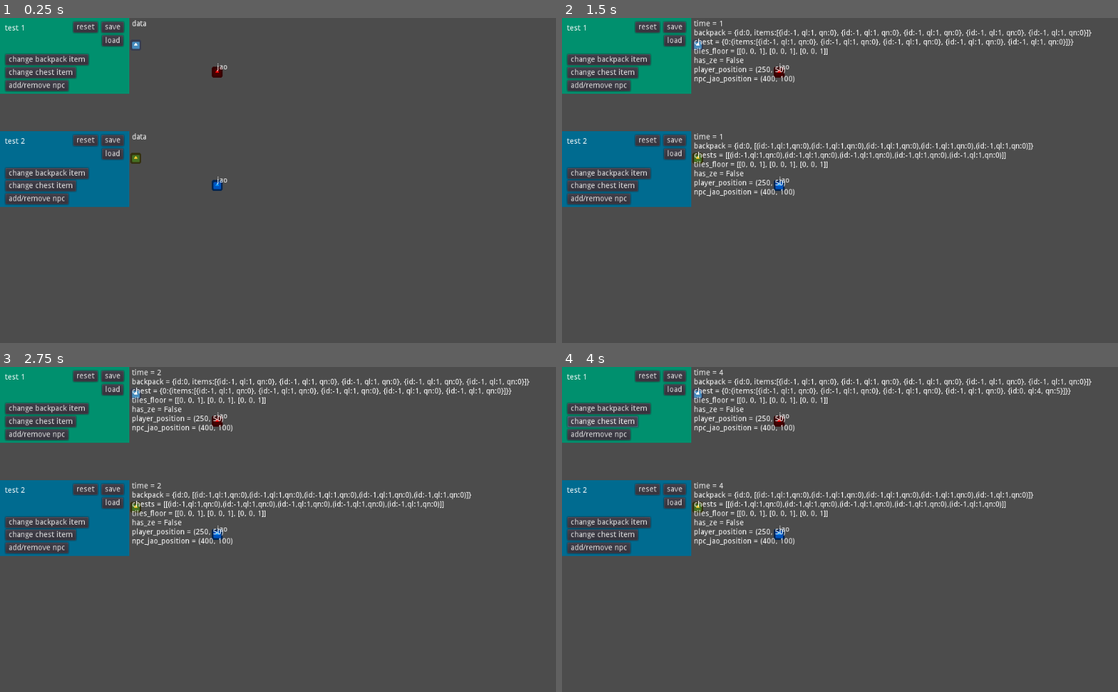
Above: before the commit, frames 1-4 (two rows, left to right).
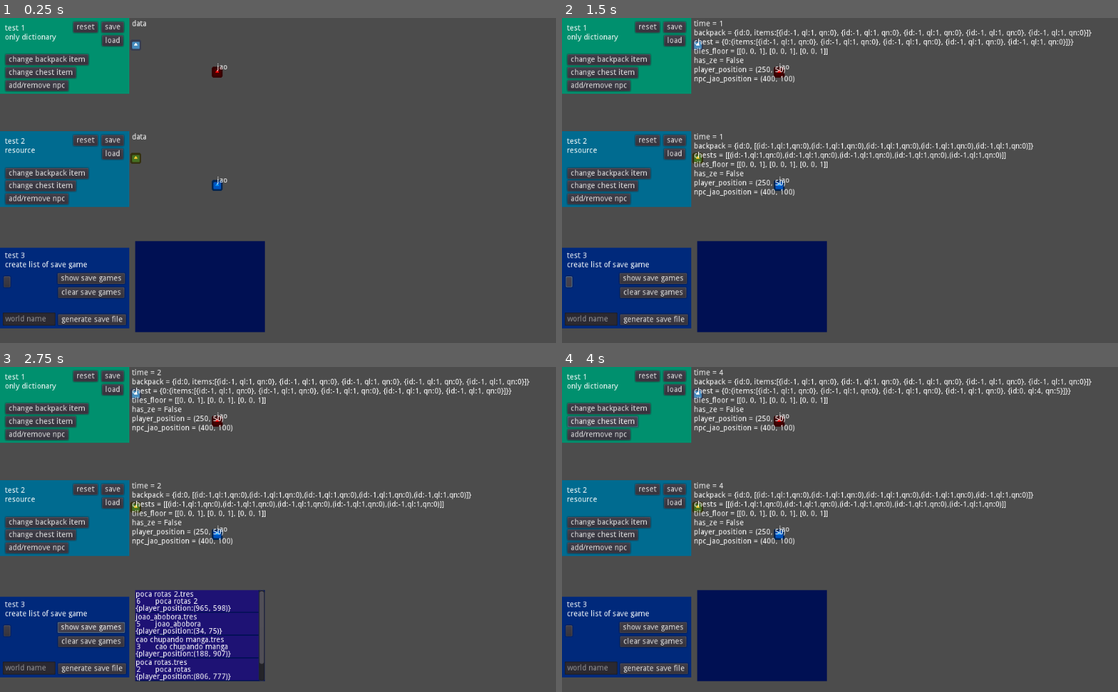
Above: after the commit, the same moments.

Repository: jttuboi/godot_projects_for_studies
Game: Godot game, scene res://World.tscn
Two runs of this game, one before a commit and one after it. Both use one fixed random seed, a clock stepped at 60 frames per second and the inputs below. The engine's default icon, where the game draws it, is replaced by a stand-in: a white triangle on a blue panel in a dark square.
Inputs (mouse positions are in pixels of both pictures, inside the frame that each line leads up to):
- Up to frame 1 (0.25 s): no input
- Up to frame 2 (1.5 s): click (656, 320) at 0.5 s, where only the run after the commit has a clickable "generate save file"; click (567, 281) at 1.27 s
- Up to frame 3 (2.75 s): click (88, 627) at 2 s, where only the run after the commit has a clickable "show save games"
- Up to frame 4 (4 s): click (650, 640) at 2.75 s, where only the run after the commit has a clickable "clear save games"; click "change chest item" at 3.5 s

The runs differ from the first frame. In frame 1, 12% of the frame differs, in the area x 0-48%, y 4-97%; in frame 2, 12%; in frame 3, 11%; in frame 4, 12%.

Commit message:
add example of load list

Diff:
--- a/resources_sample/World.tscn
+++ b/resources_sample/World.tscn
@@ -15,6 +15,7 @@
 [ext_resource path="res://world2/World2.gd" type="Script" id=13]
 [ext_resource path="res://world1/InventorySystem.gd" type="Script" id=14]
 [ext_resource path="res://world2/Jao.tscn" type="PackedScene" id=15]
+[ext_resource path="res://world3/World3.gd" type="Script" id=16]
 
 [sub_resource type="StyleBoxFlat" id=1]
 bg_color = Color( 0, 0.568627, 0.435294, 1 )
@@ -23,6 +24,9 @@
 
 [sub_resource type="StyleBoxFlat" id=3]
 bg_color = Color( 0, 0.423529, 0.568627, 1 )
+
+[sub_resource type="StyleBoxFlat" id=4]
+bg_color = Color( 0, 0.164706, 0.486275, 1 )
 
 [node name="World" type="Node2D"]
 
@@ -40,7 +44,8 @@
 margin_top = 12.0
 margin_right = 46.0
 margin_bottom = 26.0
-text = "test 1"
+text = "test 1
+only dictionary"
 __meta__ = {
 "_edit_use_anchors_": false
 }
@@ -165,7 +170,8 @@
 margin_top = 12.0
 margin_right = 46.0
 margin_bottom = 26.0
-text = "test 2"
+text = "test 2
+resource"
 __meta__ = {
 "_edit_use_anchors_": false
 }
@@ -271,6 +277,98 @@
 margin_right = 283.215
 margin_bottom = 17.5636
 text = "data"
+__meta__ = {
+"_edit_use_anchors_": false
+}
+
+[node name="World3" type="Panel" parent="."]
+margin_left = 0.332581
+margin_top = 423.715
+margin_right = 238.333
+margin_bottom = 572.715
+custom_styles/panel = SubResource( 4 )
+script = ExtResource( 16 )
+__meta__ = {
+"_edit_use_anchors_": false
+}
+
+[node name="Label" type="Label" parent="World3"]
+margin_left = 8.67645
+margin_top = 8.00906
+margin_right = 160.676
+margin_bottom = 39.0091
+text = "test 3
+create list of save game"
+
+[node name="GenerateSaveGame" type="Button" parent="World3"]
+margin_left = 107.443
+margin_top = 123.339
+margin_right = 232.443
+margin_bottom = 143.339
+text = "generate save file"
+
+[node name="WorldName" type="LineEdit" parent="World3"]
+margin_left = 5.0
+margin_top = 120.0
+margin_right = 102.0
+margin_bottom = 144.0
+max_length = 30
+placeholder_text = "world name"
+caret_blink = true
+__meta__ = {
+"_edit_use_anchors_": false
+}
+
+[node name="UseNoResourceLoad" type="Button" parent="World3"]
+margin_left = 6.67419
+margin_top = 52.7262
+margin_right = 18.6742
+margin_bottom = 72.7262
+__meta__ = {
+"_edit_use_anchors_": false
+}
+
+[node name="ShowLoads" type="Button" parent="World3"]
+margin_left = 106.0
+margin_top = 47.0
+margin_right = 230.0
+margin_bottom = 67.0
+text = "show save games"
+__meta__ = {
+"_edit_use_anchors_": false
+}
+
+[node name="ClearLoads" type="Button" parent="World3"]
+margin_left = 106.955
+margin_top = 72.6448
+margin_right = 228.955
+margin_bottom = 92.6448
+text = "clear save games"
+
+[node name="LoadList" type="ColorRect" parent="World3"]
+margin_left = 248.986
+margin_top = -11.681
+margin_right = 487.986
+margin_bottom = 156.319
+color = Color( 0, 0.0666667, 0.329412, 1 )
+__meta__ = {
+"_edit_group_": true,
+"_edit_use_anchors_": false
+}
+
+[node name="_" type="ScrollContainer" parent="World3/LoadList"]
+anchor_right = 1.0
+anchor_bottom = 1.0
+__meta__ = {
+"_edit_use_anchors_": false
+}
+
+[node name="_" type="VBoxContainer" parent="World3/LoadList/_"]
+margin_right = 239.0
+margin_bottom = 168.0
+size_flags_horizontal = 3
+size_flags_vertical = 3
+custom_constants/separation = 2
 __meta__ = {
 "_edit_use_anchors_": false
 }
@@ -287,3 +385,6 @@
 [connection signal="pressed" from="World2/InventorySystem/ChangeItem" to="World2/InventorySystem" method="_on_ChangeItem_pressed"]
 [connection signal="pressed" from="World2/MachineSystem/ChangeItem" to="World2/MachineSystem" method="_on_ChangeItem_pressed"]
 [connection signal="pressed" from="World2/Map/AddRemoveNpc" to="World2/Map" method="_on_AddRemoveNpc_pressed"]
+[connection signal="pressed" from="World3/GenerateSaveGame" to="World3" method="_on_GenerateSaveGame_pressed"]
+[connection signal="pressed" from="World3/ShowLoads" to="World3" method="_on_ShowLoads_pressed"]
+[connection signal="pressed" from="World3/ClearLoads" to="World3" method="_on_ClearLoads_pressed"]
--- a/resources_sample/project.godot
+++ b/resources_sample/project.godot
@@ -28,12 +28,18 @@
 "class": "WorldData",
 "language": "GDScript",
 "path": "res://world2/WorldData.gd"
+}, {
+"base": "Resource",
+"class": "WorldData2",
+"language": "GDScript",
+"path": "res://world3/WorldData2.gd"
 } ]
 _global_script_class_icons={
 "BackpackData": "",
 "ChestData": "",
 "ItemData": "",
-"WorldData": ""
+"WorldData": "",
+"WorldData2": ""
 }
 
 [application]
--- /dev/null
+++ b/resources_sample/save_game/world3/cao chupando manga.tres
@@ -0,0 +1,13 @@
+[gd_resource type="Resource" load_steps=2 format=2]
+
+[ext_resource path="res://world3/WorldData2.gd" type="Script" id=1]
+
+[resource]
+script = ExtResource( 1 )
+info_data = {
+"version": 3,
+"world_name": "cao chupando manga"
+}
+data = {
+"player_position": Vector2( 188, 907 )
+}
--- /dev/null
+++ b/resources_sample/save_game/world3/eu sou intruso.tres
@@ -0,0 +1,13 @@
+[gd_resource type="Resource" load_steps=2 format=2]
+
+[ext_resource path="res://world2/WorldData.gd" type="Script" id=1]
+
+[resource]
+script = ExtResource( 1 )
+info_data = {
+"version": 1,
+"world_name": "eu sou intruso"
+}
+data = {
+"player_position": Vector2( 0, 0 )
+}
--- /dev/null
+++ b/resources_sample/save_game/world3/joao_abobora.tres
@@ -0,0 +1,13 @@
+[gd_resource type="Resource" load_steps=2 format=2]
+
+[ext_resource path="res://world3/WorldData2.gd" type="Script" id=1]
+
+[resource]
+script = ExtResource( 1 )
+info_data = {
+"version": 5,
+"world_name": "joao_abobora"
+}
+data = {
+"player_position": Vector2( 34, 75 )
+}
--- /dev/null
+++ b/resources_sample/save_game/world3/pe de moleque.tres
@@ -0,0 +1,13 @@
+[gd_resource type="Resource" load_steps=2 format=2]
+
+[ext_resource path="res://world3/WorldData2.gd" type="Script" id=1]
+
+[resource]
+script = ExtResource( 1 )
+info_data = {
+"version": 2,
+"world_name": "pe de moleque"
+}
+data = {
+"player_position": Vector2( 0, 0 )
+}
--- /dev/null
+++ b/resources_sample/save_game/world3/poca rotas 2.tres
@@ -0,0 +1,13 @@
+[gd_resource type="Resource" load_steps=2 format=2]
+
+[ext_resource path="res://world3/WorldData2.gd" type="Script" id=1]
+
+[resource]
+script = ExtResource( 1 )
+info_data = {
+"version": 6,
+"world_name": "poca rotas 2"
+}
+data = {
+"player_position": Vector2( 965, 598 )
+}
--- /dev/null
+++ b/resources_sample/save_game/world3/poca rotas.tres
@@ -0,0 +1,13 @@
+[gd_resource type="Resource" load_steps=2 format=2]
+
+[ext_resource path="res://world3/WorldData2.gd" type="Script" id=1]
+
+[resource]
+script = ExtResource( 1 )
+info_data = {
+"version": 2,
+"world_name": "poca rotas"
+}
+data = {
+"player_position": Vector2( 806, 777 )
+}
--- /dev/null
+++ b/resources_sample/world3/LoadButton.gd
@@ -0,0 +1,8 @@
+extends ColorRect
+
+
+func set_info(file_name: String, game_name: String, version: int, data: Dictionary):
+	$Filename.text = file_name
+	$GameName.text = game_name
+	$Version.text = str(version)
+	$Data.text = str(data)
--- /dev/null
+++ b/resources_sample/world3/LoadButton.tscn
@@ -0,0 +1,47 @@
+[gd_scene load_steps=2 format=2]
+
+[ext_resource path="res://world3/LoadButton.gd" type="Script" id=1]
+
+[node name="LoadButton" type="ColorRect"]
+margin_right = 216.0
+margin_bottom = 40.0
+rect_min_size = Vector2( 0, 40 )
+color = Color( 0.121569, 0.0745098, 0.458824, 1 )
+script = ExtResource( 1 )
+__meta__ = {
+"_edit_use_anchors_": false
+}
+
+[node name="Filename" type="Label" parent="."]
+margin_left = 0.703434
+margin_top = 0.974008
+margin_right = 56.7034
+margin_bottom = 14.974
+text = "filename"
+
+[node name="Version" type="Label" parent="."]
+margin_left = 1.57003
+margin_top = 14.2815
+margin_right = 48.57
+margin_bottom = 28.2815
+text = "version"
+__meta__ = {
+"_edit_use_anchors_": false
+}
+
+[node name="GameName" type="Label" parent="."]
+margin_left = 37.1837
+margin_top = 14.3804
+margin_right = 112.184
+margin_bottom = 28.3804
+text = "game name"
+
+[node name="Data" type="Label" parent="."]
+margin_left = 0.732285
+margin_top = 26.6047
+margin_right = 27.7323
+margin_bottom = 40.6047
+text = "data"
+__meta__ = {
+"_edit_use_anchors_": false
+}
--- /dev/null
+++ b/resources_sample/world3/World3.gd
@@ -0,0 +1,72 @@
+extends Panel
+
+const LoadButton = preload("res://world3/LoadButton.tscn")
+
+
+func _on_GenerateSaveGame_pressed():
+	if not $WorldName.text.is_valid_filename():
+		prints("invalid name -> (", $WorldName.text, ")")
+		return
+
+	var directory = Directory.new()
+	if not directory.dir_exists("res://save_game/world3/"):
+		directory.make_dir("res://save_game/world3/")
+
+	var world_data = WorldData2.new()
+	world_data.info_data.version = randi() % 6 + 1
+	world_data.info_data.world_name = $WorldName.text
+
+	world_data.data.player_position = Vector2(randi() % 1000, randi() % 1000)
+
+# warning-ignore:return_value_discarded
+	ResourceSaver.save("res://save_game/world3/" + $WorldName.text + ".tres", world_data)
+
+
+func _on_ShowLoads_pressed():
+	_clear_load_list()
+
+	var dir = Directory.new()
+	if dir.open("res://save_game/world3/") != OK:
+		return # error, so, don't do nothing
+	dir.list_dir_begin(true, true) # filter to only gets normal files
+
+	var file_name = dir.get_next()
+	while not file_name.empty():
+		if not file_name.ends_with(".tres"): # only gets .tres save game
+			file_name = dir.get_next()
+			continue
+
+		var world_data = ResourceLoader.load("res://save_game/world3/" + file_name)
+
+		if not world_data is WorldData2: # only add properly resource
+			file_name = dir.get_next()
+			continue
+
+		var load_button = LoadButton.instance()
+		load_button.set_info(file_name, world_data.info_data.world_name, world_data.info_data.version, world_data.data)
+		$LoadList/_/_.add_child(load_button)
+
+		file_name = dir.get_next()
+
+
+func _on_ClearLoads_pressed():
+	_clear_load_list()
+
+
+func _clear_load_list():
+	for child in $LoadList/_/_.get_children():
+		child.queue_free()
+
+
+# https://docs.godotengine.org/en/stable/tutorials/io/background_loading.html
+#var loader = ResourceLoader.load_interactive("res://save_game/world3/" + file_name)
+#prints("loader:", loader)
+#prints("stage:", loader.get_stage())
+#prints("stage count:", loader.get_stage_count())
+#prints("resource:", loader.get_resource())
+#prints("poll error:", loader.poll())
+##prints("wait error:", loader.wait())
+#prints("_loader:", loader)
+#prints("_stage:", loader.get_stage())
+#prints("_stage count:", loader.get_stage_count())
+#prints("_resource:", loader.get_resource())
--- /dev/null
+++ b/resources_sample/world3/WorldData2.gd
@@ -0,0 +1,16 @@
+class_name WorldData2
+extends Resource
+
+export (Dictionary) var info_data = {}
+export (Dictionary) var data = {}
+
+
+func _to_string():
+	var string = ""
+	string += "=== info data ===\n"
+	for key in info_data.keys():
+		string += "{0} = {1}\n".format([ key, info_data[key] ])
+	string += "=== data ===\n"
+	for key in data.keys():
+		string += "{0} = {1}\n".format([ key, data[key] ])
+	return string
Not shown: 1 places in resources_sample/World.tscn that only renumber resources
